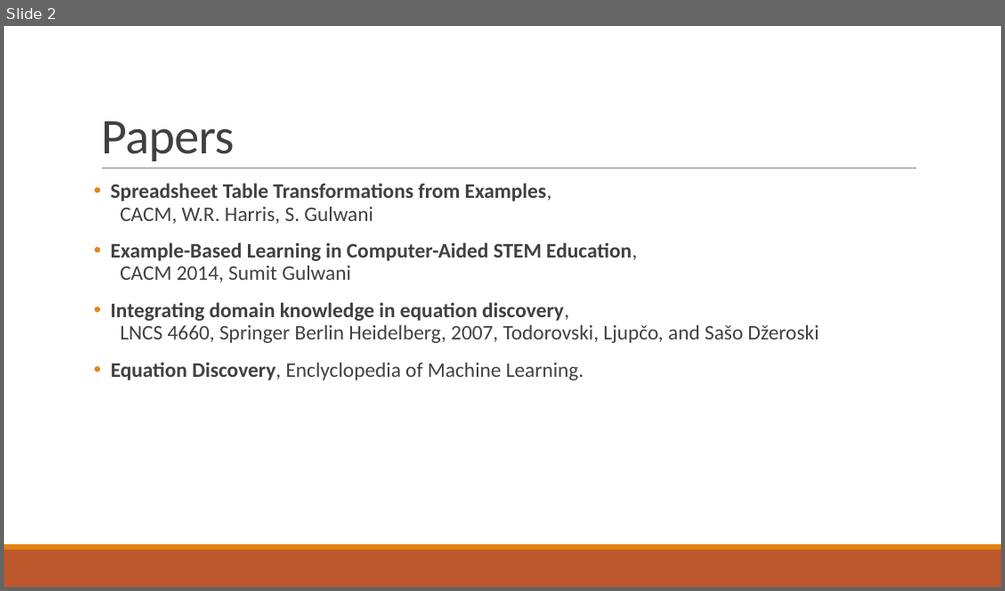
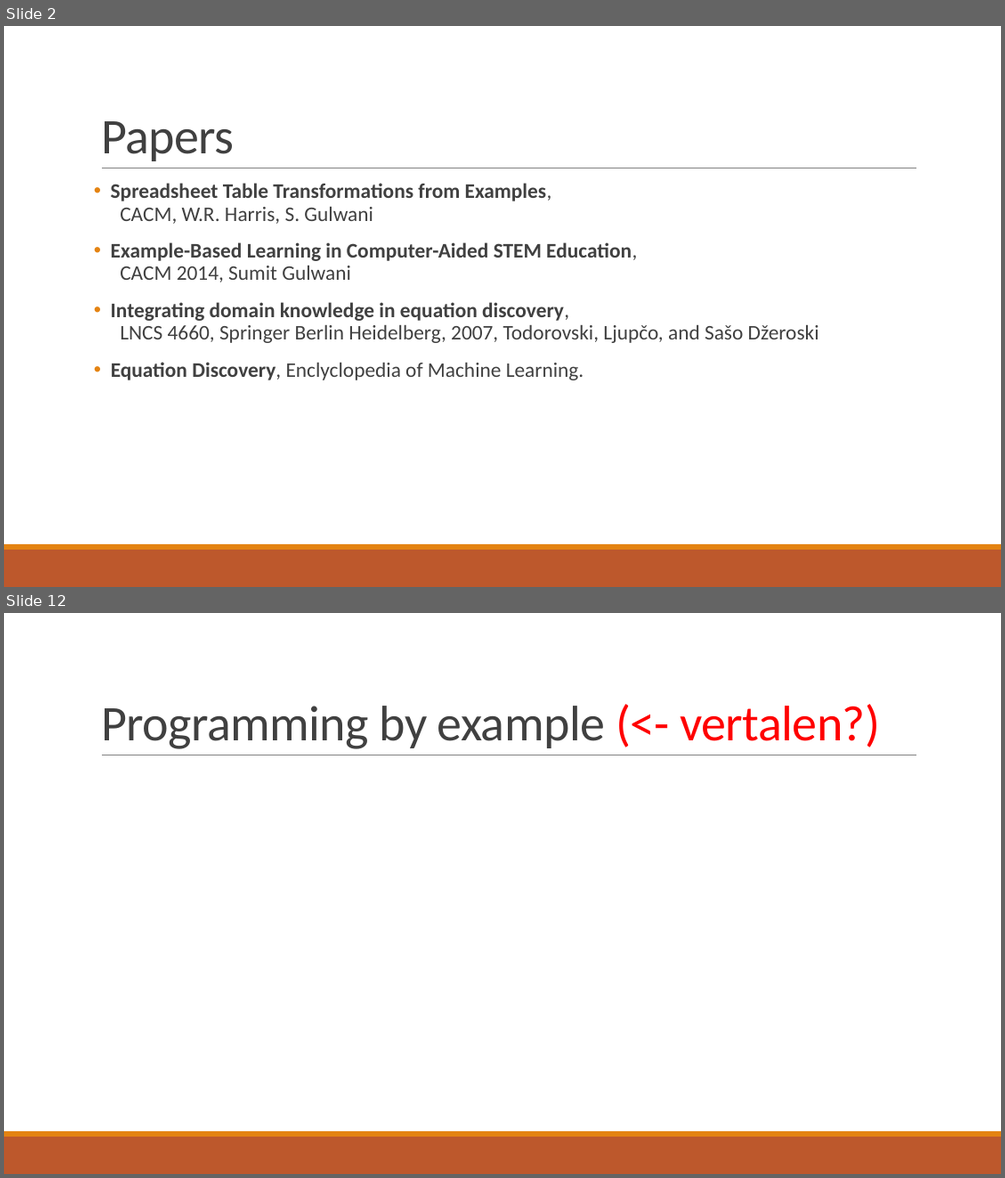
Before and after one commit to TomDeGroote/Bachelorproef, a slide deck: Opdracht 2/Literatuurstudie.pptx. Shown one above the other, each under a label of ours: slide 2 before the commit, slides 2 and 12 after it; the slides between them are not shown. The pictures are 1005x591 and 1005x1178 pixels, drawn with LibreOffice and Linux fonts; fonts in the diff are those of the drawing. Boxes give left, top, right and bottom in pixels: in the first picture for what was removed or moved away, otherwise in the second. Text is boxed around its words. In the diff, an @@ line names an element or a change of style, - is before the commit and + after.

```diff
--- a/Opdracht 2/Literatuurstudie.pptx
+++ b/Opdracht 2/Literatuurstudie.pptx
@@ slide 12 added at (x1=4, y1=613, x2=1001, y2=1174), background #FFFFFF; not listed: 3 template elements that a slide beside it also shows @@
@@ title added at (x1=101, y1=704, x2=881, y2=749), 48 pt, text #404040 @@
+Programming by example (<- vertalen?)
```
Also in this commit, not shown: 1 slide changed, 23 other slides added.
